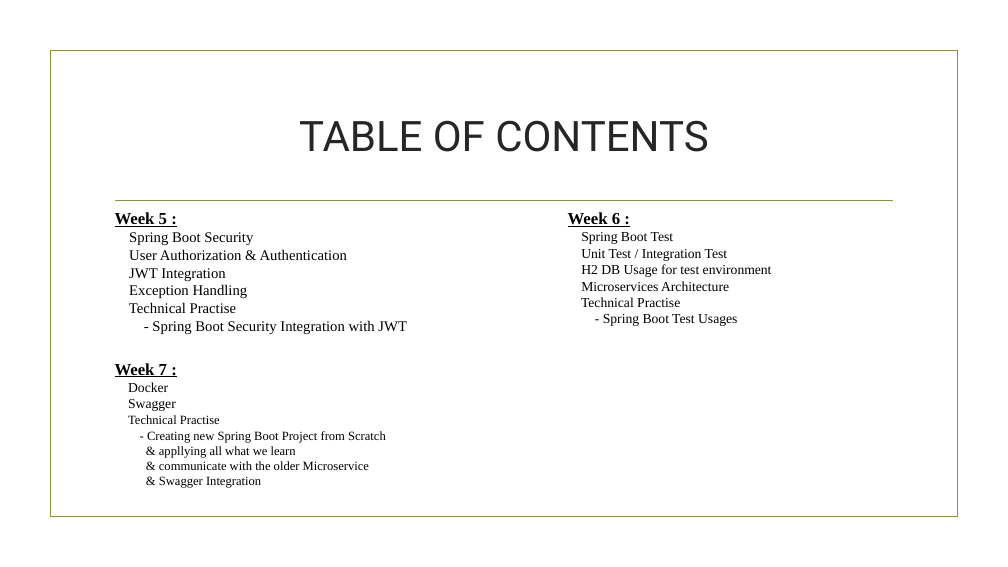
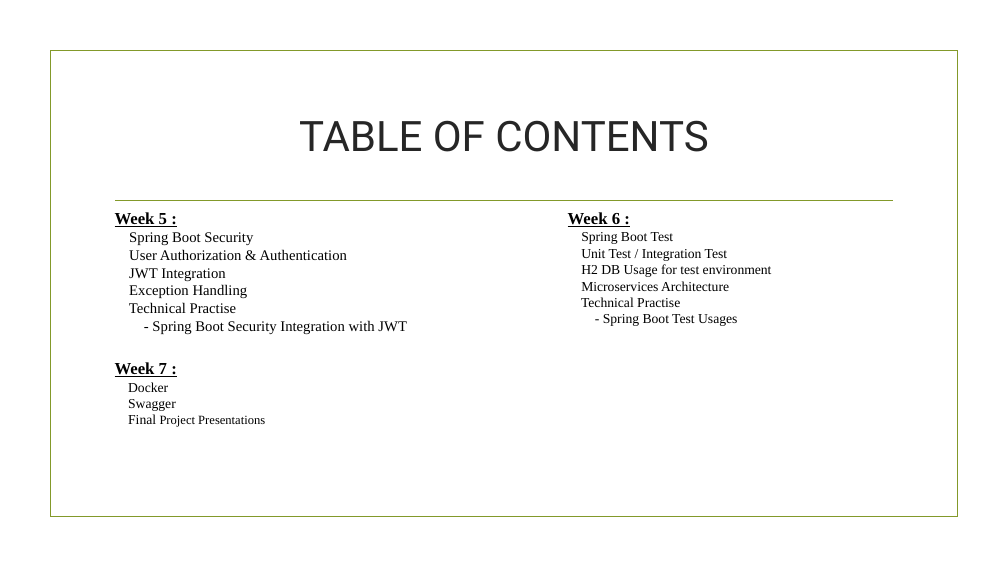
Before and after one commit to ramazansakin/patika-paycore-bootcamp-slides, a slide deck: slide 3 of Week1.pptx. Drawn at 1008x567 pixels with LibreOffice and Linux fonts; fonts in the diff are those of the drawing; background and template pictures are left out. Boxes give left, top, right and bottom in pixels: in the first picture for what was removed or moved away, otherwise in the second. Text is boxed around its words. In the diff, an @@ line names an element or a change of style, - is before the commit and + after.

```diff
--- a/Week1.pptx
+++ b/Week1.pptx
@@ text at <box>128,414,265,427</box>: text changed @@
-Technical Practise
-- Creating new Spring Boot Project from Scratch
-& appllying all what we learn
-& communicate with the older Microservice
-& Swagger Integration
+Final Project Presentations
```
Also in this commit, not shown: 1 other slide changed.
